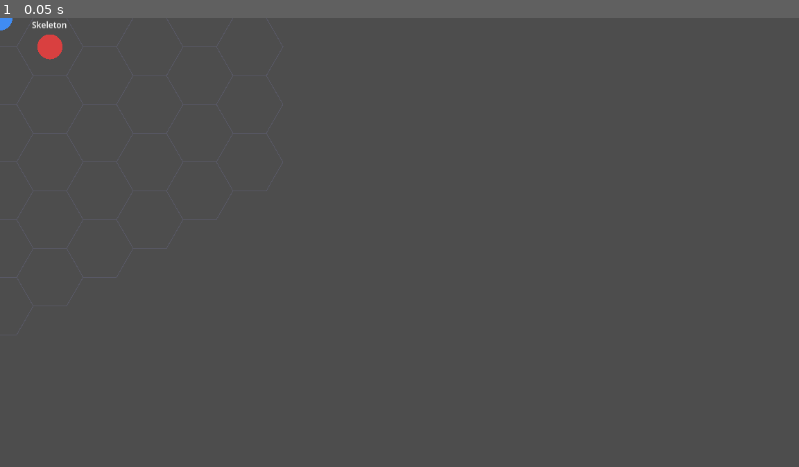
Above: before the commit, frame 1.
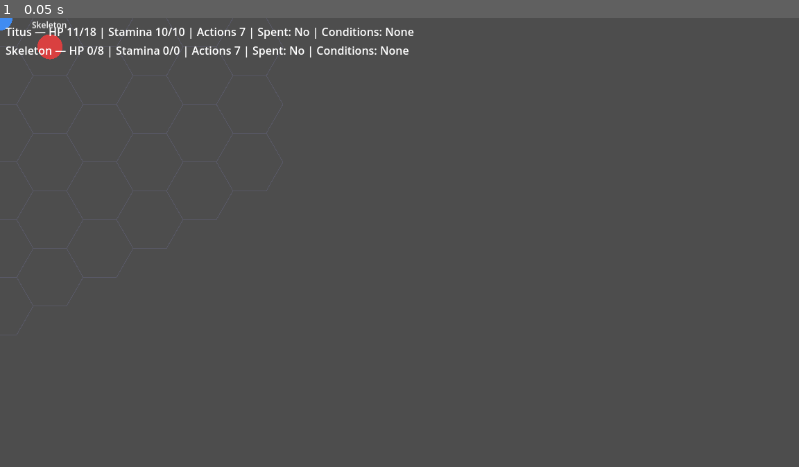
Above: after the commit, the same moment.

Repository: Pyroraptor/hykaen
Game: Godot game, scene res://MainScene.tscn
Two runs of this game, one before a commit and one after it. Both use one fixed random seed, a clock stepped at 60 frames per second and the inputs below.
Inputs:
- Up to frame 1 (0.05 s): no input

The runs differ from the first frame. In frame 1, 0.9% of the frame differs, in the area x 0-52%, y 2-9%.

Commit message:
feat(FEAT-008): Per-combatant status readout
Step: tdd-execute
Files: 6

Diff:
--- a/MainScene.gd
+++ b/MainScene.gd
@@ -32,6 +32,13 @@
 ##      hex-positioned Combatant list from step 1 via load_combatants(), so a
 ##      person running the project (not headless) sees the flat-top hex
 ##      battlefield with all combatants placed on load (US-005).
+##   6. StatusPanelView (presentation/status_panel_view.gd, instanced as this
+##      node's "StatusPanelView" child in MainScene.tscn, FEAT-008 / US-006)
+##      is handed an initial name/HP/Stamina/action-budget/Spent/conditions
+##      SNAPSHOT via load_combatants() before the first round runs, then
+##      receives every round event via on_round_event() the SAME way the
+##      ConsoleEventSinkAdapter above does — StatusPanelView never reaches
+##      into Encounter/ActionEconomy itself (read-only projection, ADR-003).
 ##
 ## No new ports or use cases are introduced here (ADR-002 / CR-001 guardrail)
 ## — this file only constructs adapters around the pre-existing ports/use
@@ -98,6 +105,14 @@
 ## all combatants at boot.
 @onready var hex_grid_view = $HexGridView
 
+## status_panel_view — the StatusPanelView (presentation/status_panel_view.gd)
+## instanced in MainScene.tscn (FEAT-008 / US-006). Populated with a
+## name/HP/Stamina/action-budget/Spent/conditions snapshot for every
+## combatant loaded from the prologue encounter, then updated per round
+## event as the booted encounter runs, so a person running the project (not
+## headless) sees each combatant's status.
+@onready var status_panel_view = $StatusPanelView
+
 ## outcome / round_count / event_count — exposed for verification (manual
 ## smoke test and automated GUT coverage) that the prologue encounter
 ## actually ran to a terminal state.
@@ -137,11 +152,18 @@
 	encounter = EncounterClass.new(party, enemies, rng)
 	encounter.initialize()
 
+	if status_panel_view != null:
+		status_panel_view.load_combatants(
+			_build_status_view_models(hex_combatants, party, enemies, encounter)
+		)
+
 	var rounds_run: int = 0
 	while encounter.get_outcome() == "" and rounds_run < MAX_ROUNDS_GUARD:
 		encounter.run_round()
 		for event in encounter.get_round_events():
 			event_sink.emit(event)
+			if status_panel_view != null:
+				status_panel_view.on_round_event(event)
 		rounds_run += 1
 
 	outcome = encounter.get_outcome()
@@ -177,10 +199,13 @@
 	var attrs := AttributesClass.new(RNGClass.new(0))
 	var hp: int = attrs.compute_hp(character.attributes, class_data)
 	var ac: int = attrs.compute_ac(character.attributes, armor_res.ac_base, armor_res.category)
+	var stamina: int = attrs.compute_stamina(character.attributes, class_data)
 
 	var combatant: Dictionary = {
 		"name":       character.name,
 		"hp_current": hp,
+		"hp_max":     hp,
+		"stamina":    stamina,
 		"ac":         ac,
 		"strength":   character.attributes.get("strength",  0),
 		"dexterity":  character.attributes.get("dexterity", 0),
@@ -211,6 +236,8 @@
 	var combatant: Dictionary = {
 		"name":       enemy.name,
 		"hp_current": enemy.hp,
+		"hp_max":     enemy.hp,
+		"stamina":    0,
 		"ac":         DEFAULT_ENEMY_AC,
 		"strength":   enemy.str,
 		"dexterity":  enemy.dex,
@@ -224,3 +251,50 @@
 	if hex_coord != null:
 		combatant["hex_coord"] = hex_coord
 	return combatant
+
+
+## _build_status_view_models(hex_combatants, party, enemies, encounter) -> Array
+##
+## Builds the read-only view-model list handed to
+## presentation/status_panel_view.gd's load_combatants() (FEAT-008 / US-006):
+## one Dictionary per combatant with keys combatant_id/name/hp_current/
+## hp_max/stamina_current/stamina_max/action_budget_remaining/spent/
+## conditions. hex_combatants[i] (the domain Combatant built in step 1,
+## carrying combatant_id) corresponds index-for-index to `party` then
+## `enemies` (the SAME correspondence already relied on above for hex_coord
+## assignment) -- combatant identity is joined by that shared index, never by
+## reaching back into Encounter/ActionEconomy from StatusPanelView itself.
+##
+## action_budget_remaining/spent are read once, immediately after
+## encounter.initialize(), from each combatant's freshly-constructed
+## ActionEconomy (core/rules/action_economy.gd) -- resolved by name via
+## encounter.get_turn_order()/get_action_economy(), since initiative sorting
+## reorders combatants relative to `party`/`enemies`. conditions defaults to
+## an empty Array -- no per-combatant Condition list exists in the domain
+## model yet (a later iteration-B feature), so the panel simply shows none
+## until that data exists.
+func _build_status_view_models(hex_combatants: Array, party: Array, enemies: Array, encounter_instance) -> Array:
+	var action_economy_by_name: Dictionary = {}
+	var turn_order: Array = encounter_instance.get_turn_order()
+	for i in range(turn_order.size()):
+		action_economy_by_name[turn_order[i].get("name", "")] = encounter_instance.get_action_economy(i)
+
+	var all_combatants: Array = party + enemies
+	var view_models: Array = []
+	for i in range(all_combatants.size()):
+		var combatant: Dictionary = all_combatants[i]
+		var combatant_id: String = hex_combatants[i].combatant_id if i < hex_combatants.size() else ""
+		var action_economy = action_economy_by_name.get(combatant.get("name", ""), null)
+
+		view_models.append({
+			"combatant_id":             combatant_id,
+			"name":                     combatant.get("name", ""),
+			"hp_current":               combatant.get("hp_current", 0),
+			"hp_max":                   combatant.get("hp_max", combatant.get("hp_current", 0)),
+			"stamina_current":          combatant.get("stamina", 0),
+			"stamina_max":              combatant.get("stamina", 0),
+			"action_budget_remaining":  action_economy.get_remaining() if action_economy != null else 0,
+			"spent":                    action_economy.is_spent() if action_economy != null else false,
+			"conditions":               [],
+		})
+	return view_models
--- a/MainScene.tscn
+++ b/MainScene.tscn
@@ -1,9 +1,12 @@
-[gd_scene load_steps=3 format=3 uid="uid://hykaen_mainscene"]
+[gd_scene load_steps=4 format=3 uid="uid://hykaen_mainscene"]
 
 [ext_resource type="Script" path="res://MainScene.gd" id="1_mainscene"]
 [ext_resource type="PackedScene" path="res://presentation/hex_grid_view.tscn" id="2_hexgrid"]
+[ext_resource type="PackedScene" path="res://presentation/status_panel_view.tscn" id="3_statuspanel"]
 
 [node name="MainScene" type="Node"]
 script = ExtResource("1_mainscene")
 
 [node name="HexGridView" parent="." instance=ExtResource("2_hexgrid")]
+
+[node name="StatusPanelView" parent="." instance=ExtResource("3_statuspanel")]
--- /dev/null
+++ b/presentation/status_panel_view.gd
@@ -0,0 +1,218 @@
+## presentation/status_panel_view.gd — StatusPanelView (FEAT-008 / US-006)
+##
+## Presentation layer (Clean Architecture): a READ-ONLY projection of each
+## combatant's status (name, HP, Stamina, action budget, Spent, conditions)
+## satisfying US-006's "sees ... status" steel-thread criterion.
+##
+## StatusPanelView is populated in exactly two ways, both of which are
+## non-mutating with respect to domain state:
+##   1. load_combatants(view_models) — an initial SNAPSHOT load performed
+##      once at boot by the composition root (MainScene.gd), mirroring how
+##      presentation/hex_grid_view.gd's load_combatants() seeds the
+##      battlefield. `view_models` is an Array of duck-typed Dictionaries
+##      (see load_combatants() doc below) — StatusPanelView never reaches
+##      into core/combat/encounter.gd, core/rules/action_economy.gd, or any
+##      other domain/application object to pull this data itself.
+##   2. on_round_event(event) / on_attack_event(event) — incremental updates
+##      driven exclusively by the typed round events declared in
+##      core/rules/round_events.gd (ADR-003: Presentation subscribes to
+##      EventSinkPort broadcasts, never polls domain state). The composition
+##      root forwards each event obtained from Encounter.get_round_events()
+##      to on_round_event() the same way it already forwards them to the
+##      ConsoleEventSinkAdapter (MainScene.gd) — no new port or use case is
+##      introduced (ADR-002 / CR-001 guardrail).
+##
+## StatusPanelView MUST NOT call into either of the two Application-layer
+## use cases that mutate combat state (the action-resolution use case or the
+## round-advancement use case) — directly or via preload — it is a
+## read-only projection, never a mutator of domain state. (Enforced by a
+## source-inspection regression test,
+## tests/unit/presentation/test_status_panel_view.gd.)
+##
+## Event duck-typing (`_event_get`): events may arrive either as a typed
+## core/rules/round_events.gd value object (a RefCounted with plain `var`
+## fields) or as a plain Dictionary (as used by tests to "simulate" an event
+## without depending on the exact RoundEvents.AttackEvent field list).
+## `_event_get()` reads a field from either shape uniformly. An AttackEvent
+## carries `damage_final` (the production core/rules/round_events.gd shape);
+## a `target_hp_after` field, when present, takes precedence — allowing a
+## caller (or a future richer event shape) to supply the post-attack HP
+## directly instead of having StatusPanelView compute it via subtraction.
+
+class_name StatusPanelView
+extends Control
+
+## Row keys copied verbatim into each row's status Dictionary
+## (get_status()'s return shape) from the view model passed to
+## load_combatants().
+const _ROW_FIELDS: Array = [
+	"name", "hp_current", "hp_max",
+	"stamina_current", "stamina_max",
+	"action_budget_remaining", "spent", "conditions",
+]
+
+## combatant_id (String) -> status Dictionary (see _ROW_FIELDS above).
+var _rows: Dictionary = {}
+
+## combatant name (String) -> combatant_id (String) — round events identify
+## combatants by name (core/rules/round_events.gd AttackEvent.target_name),
+## not by combatant_id, so incoming events are resolved through this lookup.
+var _id_by_name: Dictionary = {}
+
+## combatant_id (String) -> Label node, one per row, added as a child of
+## this Control so the panel is visible when run inside the game.
+var _labels: Dictionary = {}
+
+@onready var _rows_container: VBoxContainer = $RowsContainer
+
+
+## load_combatants(view_models) → void — (re)populates the panel from an
+## initial snapshot. Each entry of `view_models` is a duck-typed Dictionary
+## with keys:
+##   combatant_id            (String)
+##   name                     (String)
+##   hp_current, hp_max       (int)
+##   stamina_current, stamina_max (int)
+##   action_budget_remaining (int)
+##   spent                    (bool)
+##   conditions               (Array[String])
+## Clears any previously-loaded rows first, so a repeated call never leaks
+## duplicate rows (mirrors presentation/hex_grid_view.gd's load_combatants()
+## reload contract).
+func load_combatants(view_models: Array) -> void:
+	for existing_label in _labels.values():
+		existing_label.queue_free()
+	_labels.clear()
+	_rows.clear()
+	_id_by_name.clear()
+
+	for view_model in view_models:
+		var combatant_id: String = view_model.get("combatant_id", "")
+		var row: Dictionary = {}
+		for field in _ROW_FIELDS:
+			row[field] = view_model.get(field, _default_for_field(field))
+		_rows[combatant_id] = row
+		_id_by_name[row["name"]] = combatant_id
+		_create_or_update_label(combatant_id)
+
+
+## get_status(combatant_id) → Dictionary — a snapshot Dictionary with keys
+## name/hp_current/hp_max/stamina_current/stamina_max/
+## action_budget_remaining/spent/conditions for the given combatant, or an
+## empty Dictionary if combatant_id is unknown.
+func get_status(combatant_id: String) -> Dictionary:
+	return _rows.get(combatant_id, {}).duplicate()
+
+
+## get_row_count() → int — number of combatants currently displayed.
+func get_row_count() -> int:
+	return _rows.size()
+
+
+## get_row_text(combatant_id) → String — the exact text rendered on this
+## combatant's Label, for display-level assertions.
+func get_row_text(combatant_id: String) -> String:
+	var label: Label = _labels.get(combatant_id, null)
+	return label.text if label != null else ""
+
+
+## on_round_event(event) → void — dispatch entry point for typed round
+## events (ADR-003). `event` is duck-typed: any RefCounted value object from
+## core/rules/round_events.gd, or a plain Dictionary. Recognizes an
+## AttackEvent-shaped payload (carries `target_name` plus either
+## `damage_final` or `target_hp_after`) and forwards it to on_attack_event().
+## Any other/unrecognized event shape is a silent no-op — StatusPanelView
+## only reacts to events it understands, never errors on an unfamiliar one.
+func on_round_event(event) -> void:
+	if event == null:
+		return
+	if _event_get(event, "target_name", "") != "" and (
+		_event_has(event, "damage_final") or _event_has(event, "target_hp_after")
+	):
+		on_attack_event(event)
+
+
+## on_attack_event(event) → void — updates the target combatant's displayed
+## HP in response to one resolved Strike. `event` must carry `target_name`
+## (String) identifying the combatant by name (matching the `name` supplied
+## to load_combatants()) and either:
+##   `target_hp_after` (int) — the post-attack HP, used directly when present
+##   `damage_final`     (int) — subtracted from the row's tracked hp_current
+## (clamped at 0) when `target_hp_after` is absent.
+## A target_name with no matching row (e.g. an event for a combatant this
+## panel was never loaded with) is a silent no-op.
+func on_attack_event(event) -> void:
+	var target_name: String = _event_get(event, "target_name", "")
+	var combatant_id: String = _id_by_name.get(target_name, "")
+	if combatant_id == "" or not _rows.has(combatant_id):
+		return
+
+	var row: Dictionary = _rows[combatant_id]
+	if _event_has(event, "target_hp_after"):
+		row["hp_current"] = _event_get(event, "target_hp_after", row["hp_current"])
+	elif _event_has(event, "damage_final"):
+		var damage: int = _event_get(event, "damage_final", 0)
+		row["hp_current"] = maxi(row.get("hp_current", 0) - damage, 0)
+
+	_create_or_update_label(combatant_id)
+
+
+# ── Internal helpers ─────────────────────────────────────────────────────
+
+func _default_for_field(field: String):
+	match field:
+		"conditions":
+			return []
+		"spent":
+			return false
+		"name":
+			return ""
+		_:
+			return 0
+
+
+func _create_or_update_label(combatant_id: String) -> void:
+	var row: Dictionary = _rows[combatant_id]
+	var label: Label = _labels.get(combatant_id, null)
+	if label == null:
+		label = Label.new()
+		label.name = "Row_%s" % combatant_id
+		if _rows_container != null:
+			_rows_container.add_child(label)
+		_labels[combatant_id] = label
+	label.text = _format_row_text(row)
+
+
+func _format_row_text(row: Dictionary) -> String:
+	var conditions: Array = row.get("conditions", [])
+	var conditions_text: String = ", ".join(conditions) if conditions.size() > 0 else "None"
+	return "%s — HP %d/%d | Stamina %d/%d | Actions %d | Spent: %s | Conditions: %s" % [
+		row.get("name", ""),
+		row.get("hp_current", 0),
+		row.get("hp_max", 0),
+		row.get("stamina_current", 0),
+		row.get("stamina_max", 0),
+		row.get("action_budget_remaining", 0),
+		"Yes" if row.get("spent", false) else "No",
+		conditions_text,
+	]
+
+
+## _event_has(event, key) → bool — true iff `event` (a Dictionary or an
+## Object/RefCounted value object) carries `key`.
+func _event_has(event, key: String) -> bool:
+	if event is Dictionary:
+		return event.has(key)
+	return key in event
+
+
+## _event_get(event, key, default) → Variant — reads `key` from `event`
+## (a Dictionary or an Object/RefCounted value object), duck-typed so
+## StatusPanelView never depends on a single concrete event class.
+func _event_get(event, key: String, default = null):
+	if event is Dictionary:
+		return event.get(key, default)
+	if not (key in event):
+		return default
+	var value = event.get(key)
+	return value if value != null else default
--- /dev/null
+++ b/presentation/status_panel_view.tscn
@@ -0,0 +1,17 @@
+[gd_scene load_steps=2 format=3 uid="uid://hykaen_statuspanelview"]
+
+[ext_resource type="Script" path="res://presentation/status_panel_view.gd" id="1_statuspanel"]
+
+[node name="StatusPanelView" type="Control"]
+layout_mode = 3
+anchors_preset = 0
+offset_left = 8.0
+offset_top = 8.0
+offset_right = 260.0
+offset_bottom = 400.0
+script = ExtResource("1_statuspanel")
+
+[node name="RowsContainer" type="VBoxContainer" parent="."]
+layout_mode = 2
+offset_right = 252.0
+offset_bottom = 392.0
--- a/sim_results.json
+++ b/sim_results.json
@@ -1,9 +1,9 @@
 {
 	"avg_rounds": 1.081,
-	"commit_hash": "80a7feb53b3176882dcdb98f01dacde211a71939",
+	"commit_hash": "32c0f24aad3d2fcaa212f1ae06a86e3d19555629",
 	"confidence_interval": 0.0269449035181052,
 	"seed": 12345,
-	"timestamp": "2026-07-01T14:36:52",
+	"timestamp": "2026-07-01T15:33:08",
 	"total_battles": 1000,
 	"win_rate": 0.747
 }
--- /dev/null
+++ b/tests/unit/presentation/test_status_panel_view.gd
@@ -0,0 +1,224 @@
+extends GutTest
+## tests/unit/presentation/test_status_panel_view.gd
+##
+## GUT test suite for FEAT-008 / US-006 — StatusPanelView is a read-only
+## projection of each combatant's status (name, HP, Stamina, action budget,
+## Spent, conditions), populated once at boot (load_combatants()) and
+## thereafter updated ONLY in response to typed round events (ADR-003),
+## never by polling/mutating domain state directly.
+##
+## Verifies:
+##   1. StatusPanelView displays the correct name/HP/Stamina/action budget/
+##      Spent/conditions for each combatant immediately after boot
+##      (load_combatants()).
+##   2. The panel's HP display updates in response to a simulated AttackEvent
+##      SIGNAL carrying target_hp_after (connected via a real Godot Signal,
+##      exercising on_attack_event() as a signal-handler entry point).
+##   3. Code-review assertion (source-inspection): status_panel_view.gd
+##      contains no direct reference to resolve_action_use_case or
+##      run_round_use_case — StatusPanelView must never call into a use case
+##      (read-only projection).
+
+const StatusPanelViewScene: PackedScene = preload("res://presentation/status_panel_view.tscn")
+
+const STATUS_PANEL_VIEW_PATH: String = "res://presentation/status_panel_view.gd"
+
+
+## _FakeEventEmitter — a minimal Node exposing a custom Signal, used to
+## simulate "an AttackEvent signal" arriving at StatusPanelView the way a
+## future SignalEventSinkAdapter (see design notes, ADR-003) would broadcast
+## one — WITHOUT depending on that adapter (out of scope for this feature).
+class _FakeEventEmitter:
+	extends Node
+	signal attack_event(event)
+
+
+var _panel = null
+
+
+func before_each() -> void:
+	_panel = StatusPanelViewScene.instantiate()
+	add_child_autofree(_panel)
+
+
+func _sample_view_models() -> Array:
+	return [
+		{
+			"combatant_id": "player_0",
+			"name": "Titus",
+			"hp_current": 10,
+			"hp_max": 10,
+			"stamina_current": 6,
+			"stamina_max": 6,
+			"action_budget_remaining": 7,
+			"spent": false,
+			"conditions": [],
+		},
+		{
+			"combatant_id": "enemy_0",
+			"name": "Skeleton",
+			"hp_current": 8,
+			"hp_max": 8,
+			"stamina_current": 0,
+			"stamina_max": 0,
+			"action_budget_remaining": 7,
+			"spent": true,
+			"conditions": ["Dazed"],
+		},
+	]
+
+
+# ── Criterion 1: correct status for each combatant immediately after boot ──
+
+func test_load_combatants_creates_one_row_per_combatant() -> void:
+	_panel.load_combatants(_sample_view_models())
+	assert_eq(_panel.get_row_count(), 2, "StatusPanelView must have one row per loaded combatant")
+
+
+func test_status_reflects_name_hp_stamina_budget_spent_conditions_for_player() -> void:
+	_panel.load_combatants(_sample_view_models())
+	var status: Dictionary = _panel.get_status("player_0")
+	assert_eq(status.get("name"), "Titus")
+	assert_eq(status.get("hp_current"), 10)
+	assert_eq(status.get("hp_max"), 10)
+	assert_eq(status.get("stamina_current"), 6)
+	assert_eq(status.get("stamina_max"), 6)
+	assert_eq(status.get("action_budget_remaining"), 7)
+	assert_eq(status.get("spent"), false)
+	assert_eq(status.get("conditions"), [])
+
+
+func test_status_reflects_name_hp_stamina_budget_spent_conditions_for_enemy() -> void:
+	_panel.load_combatants(_sample_view_models())
+	var status: Dictionary = _panel.get_status("enemy_0")
+	assert_eq(status.get("name"), "Skeleton")
+	assert_eq(status.get("hp_current"), 8)
+	assert_eq(status.get("hp_max"), 8)
+	assert_eq(status.get("stamina_current"), 0)
+	assert_eq(status.get("stamina_max"), 0)
+	assert_eq(status.get("action_budget_remaining"), 7)
+	assert_eq(status.get("spent"), true)
+	assert_eq(status.get("conditions"), ["Dazed"])
+
+
+func test_row_text_displays_all_required_fields() -> void:
+	_panel.load_combatants(_sample_view_models())
+	var text: String = _panel.get_row_text("enemy_0")
+	assert_string_contains(text, "Skeleton", "row text must show the combatant's name")
+	assert_string_contains(text, "8", "row text must show HP")
+	assert_string_contains(text, "Spent: Yes", "row text must show Spent state")
+	assert_string_contains(text, "Dazed", "row text must show conditions")
+
+
+func test_load_combatants_reload_does_not_leak_duplicate_rows() -> void:
+	_panel.load_combatants(_sample_view_models())
+	_panel.load_combatants(_sample_view_models())
+	assert_eq(_panel.get_row_count(), 2, "a second load_combatants() call must not leak duplicate rows")
+
+
+func test_unknown_combatant_id_returns_empty_status() -> void:
+	_panel.load_combatants(_sample_view_models())
+	assert_eq(_panel.get_status("does_not_exist"), {})
+
+
+# ── Criterion 2: HP updates in response to a simulated AttackEvent signal ──
+
+func test_hp_updates_in_response_to_simulated_attack_event_signal_with_target_hp_after() -> void:
+	_panel.load_combatants(_sample_view_models())
+
+	var emitter := _FakeEventEmitter.new()
+	add_child_autofree(emitter)
+	emitter.attack_event.connect(_panel.on_attack_event)
+
+	var simulated_attack_event: Dictionary = {
+		"target_name": "Skeleton",
+		"damage_final": 5,
+		"target_hp_after": 3,
+	}
+	emitter.emit_signal("attack_event", simulated_attack_event)
+
+	assert_eq(
+		_panel.get_status("enemy_0").get("hp_current"), 3,
+		"HP must update to the simulated event's target_hp_after value"
+	)
+
+
+func test_hp_update_leaves_other_combatants_unaffected() -> void:
+	_panel.load_combatants(_sample_view_models())
+
+	var emitter := _FakeEventEmitter.new()
+	add_child_autofree(emitter)
+	emitter.attack_event.connect(_panel.on_attack_event)
+	emitter.emit_signal("attack_event", {"target_name": "Skeleton", "target_hp_after": 3})
+
+	assert_eq(
+		_panel.get_status("player_0").get("hp_current"), 10,
+		"an attack event targeting Skeleton must not change Titus's displayed HP"
+	)
+
+
+func test_hp_updates_via_generic_on_round_event_dispatch() -> void:
+	_panel.load_combatants(_sample_view_models())
+	_panel.on_round_event({"target_name": "Titus", "target_hp_after": 4})
+	assert_eq(_panel.get_status("player_0").get("hp_current"), 4)
+
+
+func test_hp_falls_back_to_damage_final_when_target_hp_after_absent() -> void:
+	_panel.load_combatants(_sample_view_models())
+	_panel.on_attack_event({"target_name": "Titus", "damage_final": 6})
+	assert_eq(
+		_panel.get_status("player_0").get("hp_current"), 4,
+		"with no target_hp_after, HP must be derived from hp_current - damage_final"
+	)
+
+
+func test_attack_event_for_unloaded_combatant_is_a_silent_noop() -> void:
+	_panel.load_combatants(_sample_view_models())
+	_panel.on_attack_event({"target_name": "Nobody", "target_hp_after": 0})
+	assert_eq(_panel.get_row_count(), 2, "an event for an unknown combatant must not create/remove rows")
+
+
+func test_round_event_with_production_attack_event_value_object_updates_hp() -> void:
+	# Exercises the ACTUAL core/rules/round_events.gd shape (damage_final,
+	# no target_hp_after) — confirms StatusPanelView works against the real
+	# production event type, not only the Dictionary test double above.
+	const RoundEventsClass = preload("res://core/rules/round_events.gd")
+	_panel.load_combatants(_sample_view_models())
+
+	var attack_event = RoundEventsClass.AttackEvent.new(
+		1, "Titus", "Skeleton", 17, "ac", 14, true, false, 5
+	)
+	_panel.on_round_event(attack_event)
+
+	assert_eq(
+		_panel.get_status("enemy_0").get("hp_current"), 3,
+		"a real RoundEvents.AttackEvent (damage_final=5) must reduce Skeleton's HP from 8 to 3"
+	)
+
+
+# ── Criterion 3: code-review assertion — no direct use-case calls ──────────
+
+func _read_source() -> String:
+	var file := FileAccess.open(STATUS_PANEL_VIEW_PATH, FileAccess.READ)
+	assert_not_null(file, "presentation/status_panel_view.gd must be readable to verify its source")
+	if file == null:
+		return ""
+	var content: String = file.get_as_text()
+	file.close()
+	return content
+
+
+func test_source_contains_no_direct_resolve_action_use_case_reference() -> void:
+	var source: String = _read_source()
+	assert_eq(
+		source.findn("resolve_action_use_case"), -1,
+		"status_panel_view.gd must never reference resolve_action_use_case (read-only projection)"
+	)
+
+
+func test_source_contains_no_direct_run_round_use_case_reference() -> void:
+	var source: String = _read_source()
+	assert_eq(
+		source.findn("run_round_use_case"), -1,
+		"status_panel_view.gd must never reference run_round_use_case (read-only projection)"
+	)
